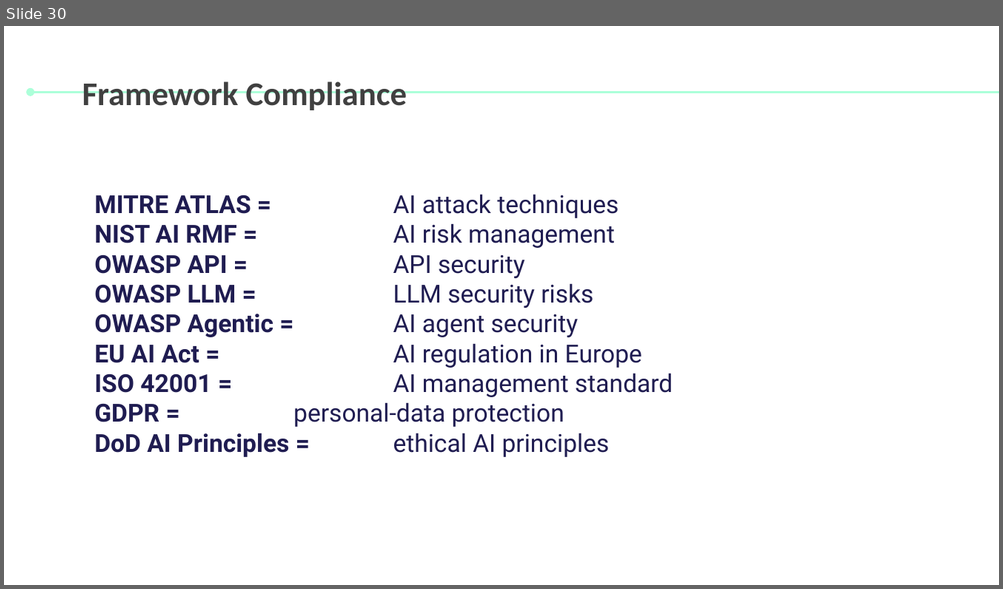
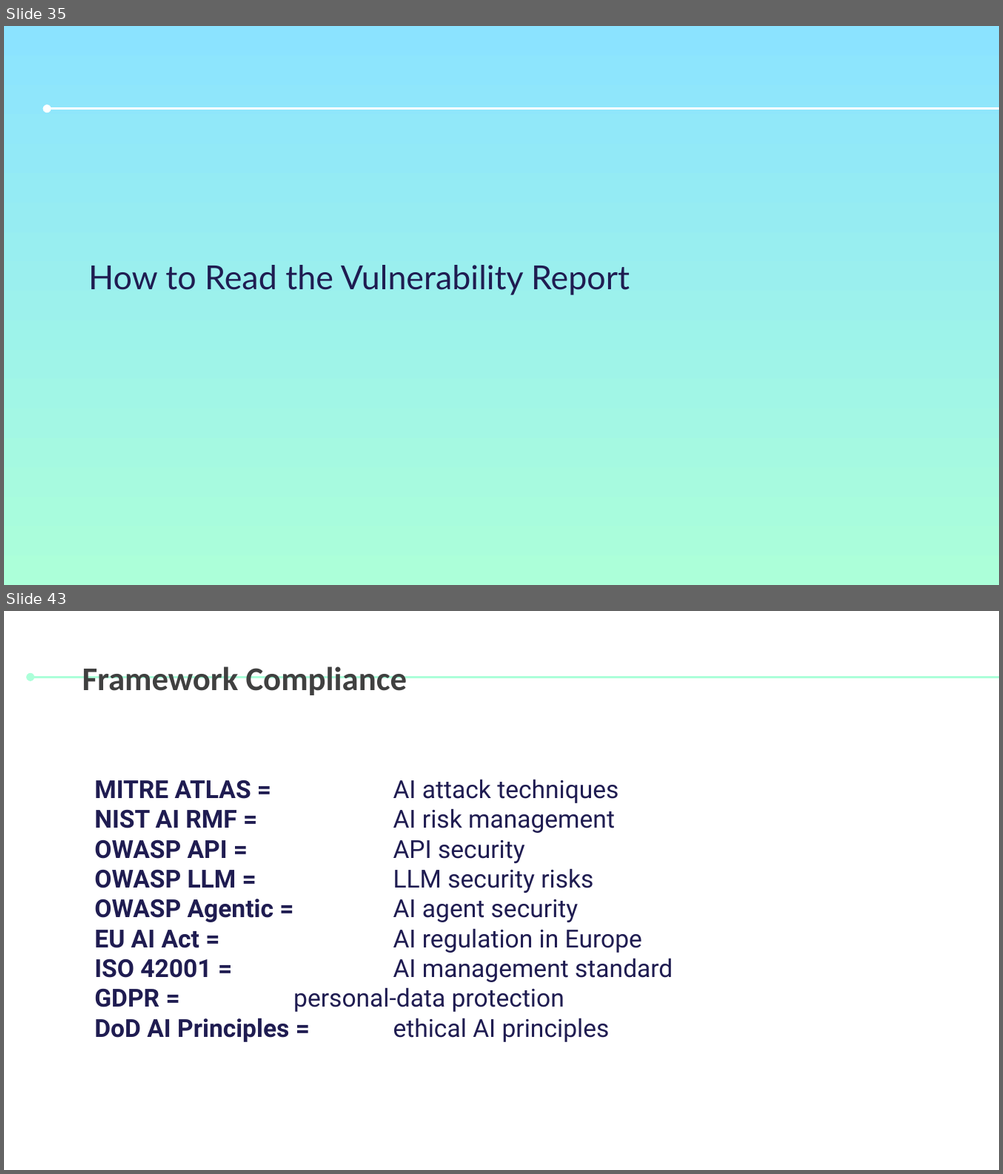
Before and after one commit to tahacheikh2003/ai-llm-red-teaming-framework, a slide deck: presentation/Ai_red_teaming_LLM Evaluation and AI Red Teaming_ semaine 4.pptx. Shown one above the other, each under a label of ours: slide 30 before the commit, slides 35 and 43 after it; the slides between them are not shown. The pictures are 1003x589 and 1003x1174 pixels, drawn with LibreOffice and Linux fonts; fonts in the diff are those of the drawing. Boxes give left, top, right and bottom in pixels: in the first picture for what was removed or moved away, otherwise in the second. Text is boxed around its words. In the diff, an @@ line names an element or a change of style, - is before the commit and + after.

```diff
--- a/presentation/Ai_red_teaming_LLM Evaluation and AI Red Teaming_ semaine 4.pptx
+++ b/presentation/Ai_red_teaming_LLM Evaluation and AI Red Teaming_ semaine 4.pptx
@@ slide 35 added at box(4, 26, 999, 585), background gradient #8BE3FF to #ACFFD9 @@
@@ arrow added from (999, 109) to (47, 109), #FFFFFF 1.5 pt @@
@@ title added at box(88, 265, 629, 295), 24 pt, text #1F1C51 @@
+How to Read the Vulnerability Report
@@ what was slide 30 is now slide 43 @@
```
Also in this commit, not shown: 4 slides changed, 21 other slides added, 3 slides removed.
